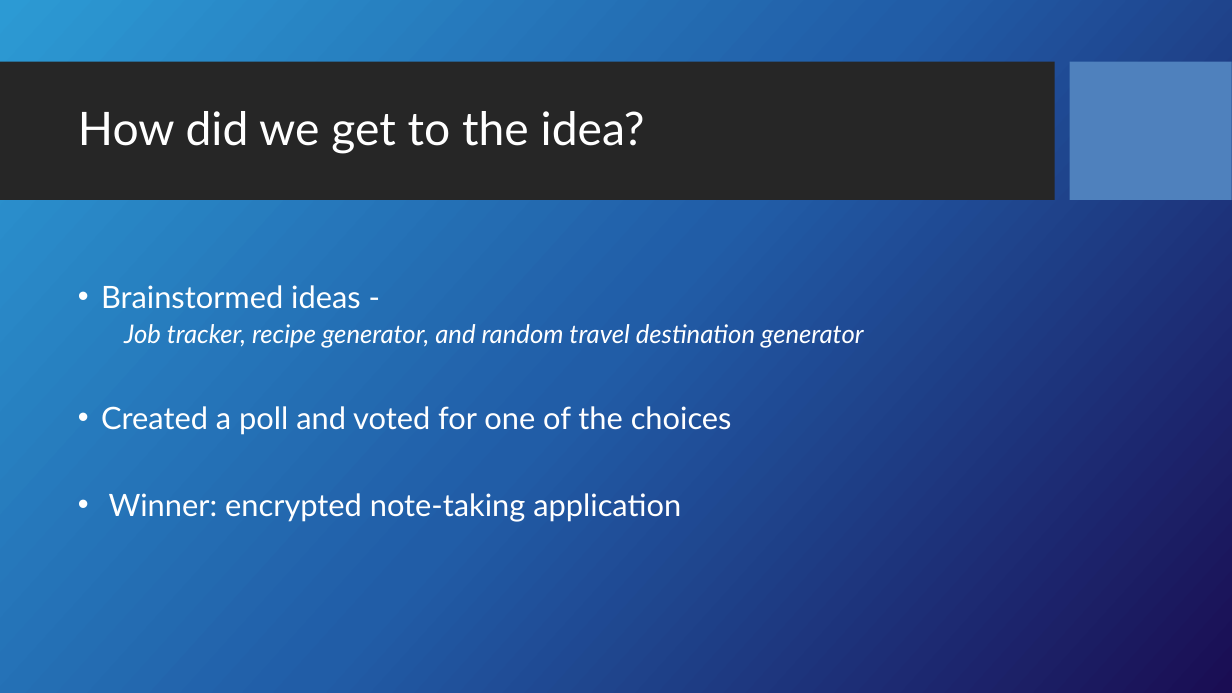
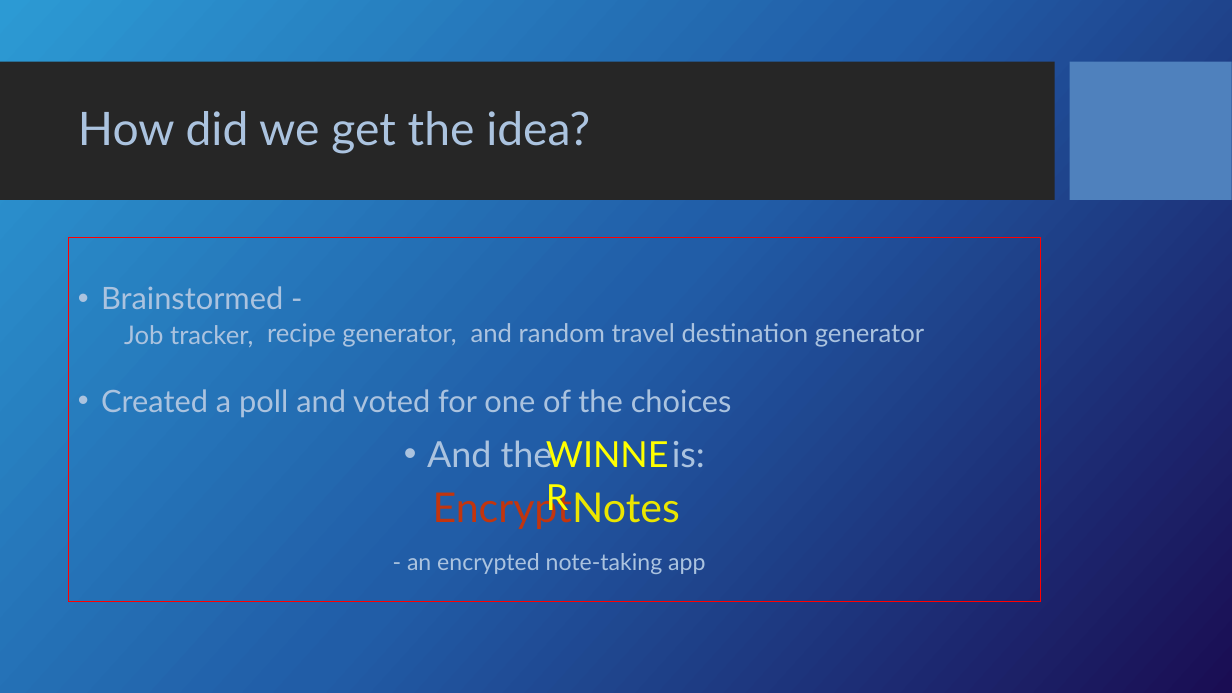
Before and after one commit to Dwaddle26/EncryptNotes, a slide deck: slide 2 of Team_2_Presentation_1.pptx. Drawn at 1232x693 pixels with LibreOffice and Linux fonts; fonts in the diff are those of the drawing; background and template pictures are left out. Boxes give left, top, right and bottom in pixels: in the first picture for what was removed or moved away, otherwise in the second. Text is boxed around its words. In the diff, an @@ line names an element or a change of style, - is before the commit and + after.

```diff
--- a/Team_2_Presentation_1.pptx
+++ b/Team_2_Presentation_1.pptx
@@ title at (78, 111, 590, 154): text changed; text colour #FFFFFF to #ABC3DF @@
-How did we get to the idea?
+How did we get the idea?
@@ text "Brainstormed -": place and size @@
-text "Brainstormed -" at (101, 285, 864, 522)
+text "Brainstormed -" at (68, 238, 1040, 602)
@@ text "Brainstormed -" at (68, 238, 1040, 602): outline none to #FF0000 0.75 pt @@
@@ text at (101, 286, 283, 347): text changed; size 20 to 24 pt; text colour #FFFFFF to #ABC3DF; italic off @@
-• Brainstormed ideas -
-  Job tracker, recipe generator, and random travel destination generator
+• Brainstormed -
+  Job tracker,
@@ text added at (267, 323, 456, 347), 20 pt, text #ABC3DF @@
+recipe generator,
@@ text added at (471, 323, 924, 347), 20 pt, text #ABC3DF @@
+and random travel destination generator
@@ text at (101, 389, 732, 417): text colour #FFFFFF to #ABC3DF in "Created a poll and voted for one ..."; line spacing 2 to 1.5 @@
@@ text at (427, 440, 705, 467): text changed; size 24 to 28 pt; text colour #FFFFFF to #ABC3DF @@
-• Winner: encrypted note-taking application
+• And the is:
@@ text added at (537, 427, 684, 480), 28 pt, text #FFFF00 @@
+WINNER
@@ text added at (433, 485, 680, 529), 32 pt, text #C2350E @@
+EncryptNotes
@@ text added at (407, 553, 705, 574), 18 pt, text #ABC3DF @@
+- an encrypted note-taking app
```
Also in this commit, not shown: 10 other slides changed.
